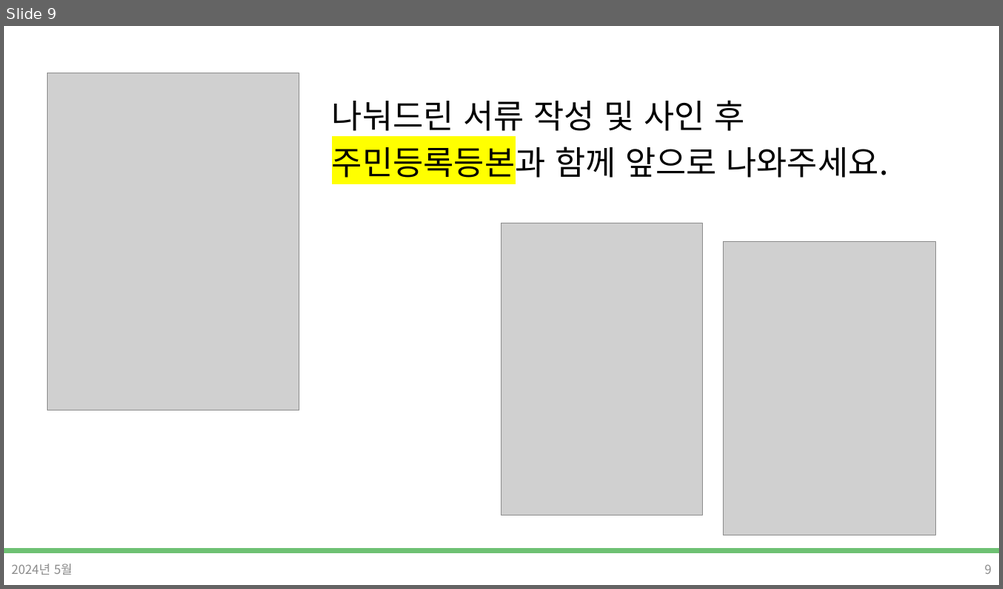
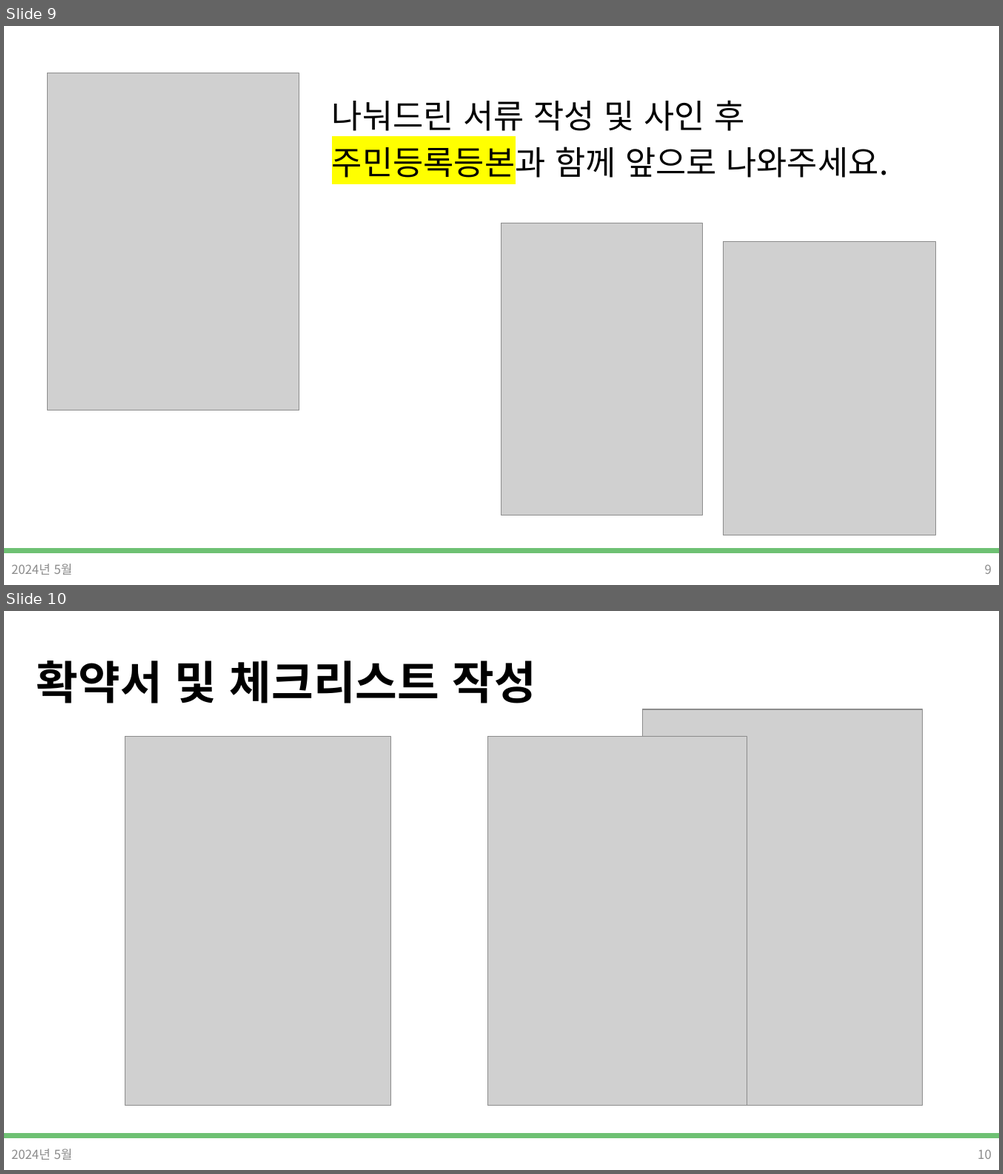
Before and after one commit to DevDamon0527/SeSAC_Yeongdeungpo_Campus_6th, a slide deck: material/[SeSAC_YDP_6] 01_ot,git.pptx. Shown one above the other, each under a label of ours: slide 9 before the commit, slides 9 and 10 after it. The pictures are 1003x589 and 1003x1174 pixels, drawn with LibreOffice and Linux fonts; fonts in the diff are those of the drawing; grey boxes stand for pictures; background and template pictures are left out. Boxes give left, top, right and bottom in pixels: in the first picture for what was removed or moved away, otherwise in the second. Text is boxed around its words. In the diff, an @@ line names an element or a change of style, - is before the commit and + after.

```diff
--- a/material/[SeSAC_YDP_6] 01_ot,git.pptx
+++ b/material/[SeSAC_YDP_6] 01_ot,git.pptx
@@ slide 10 added at (4, 611, 999, 1170), background #FFFFFF; not listed: 1 template element that a slide beside it also shows @@
@@ title added at (37, 661, 535, 703), 44 pt, text #000000, bold @@
+확약서 및 체크리스트 작성
@@ picture added at (643, 709, 922, 1105) @@
@@ picture added at (125, 736, 391, 1105) @@
@@ picture added at (487, 736, 746, 1105) @@
@@ text added at (11, 1149, 73, 1160), 12 pt, text #8C8C8C @@
+2024년 5월
@@ page number added at (977, 1150, 991, 1159), 12 pt, text #8C8C8C @@
+10
```
Also in this commit, not shown: 3 slides changed.
